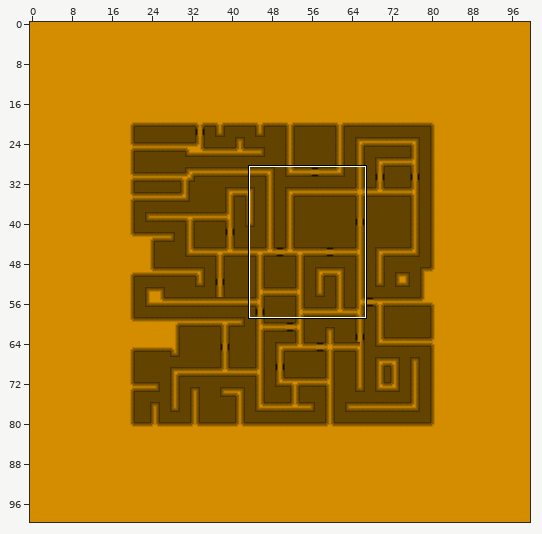
Tiled map: resources/pyramid.tmx. The picture above shows the old version from afar; the outline marks the close-up.
Close-up. As it was:
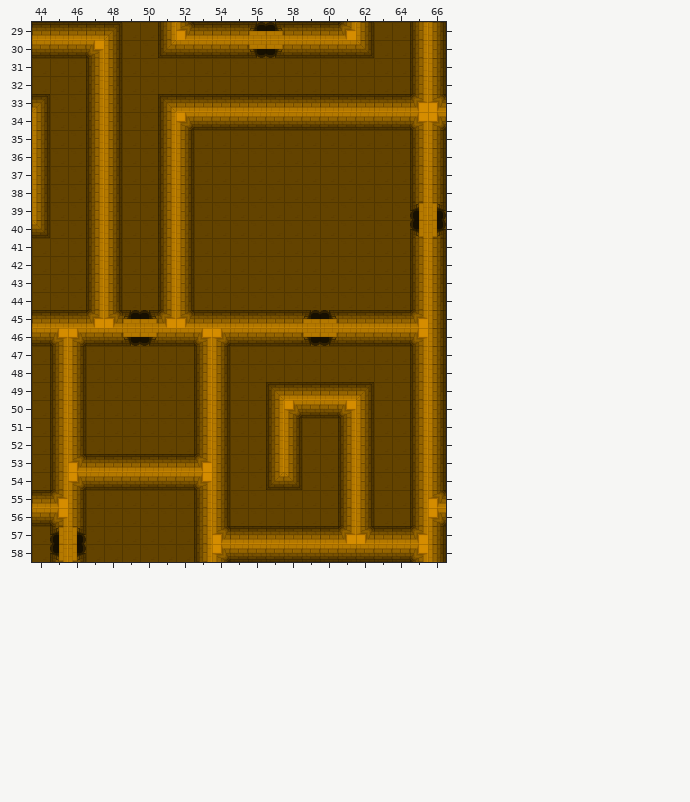
Cells are 32x32 px. Shown: x 44..66, y 29..58.
Now the later version:
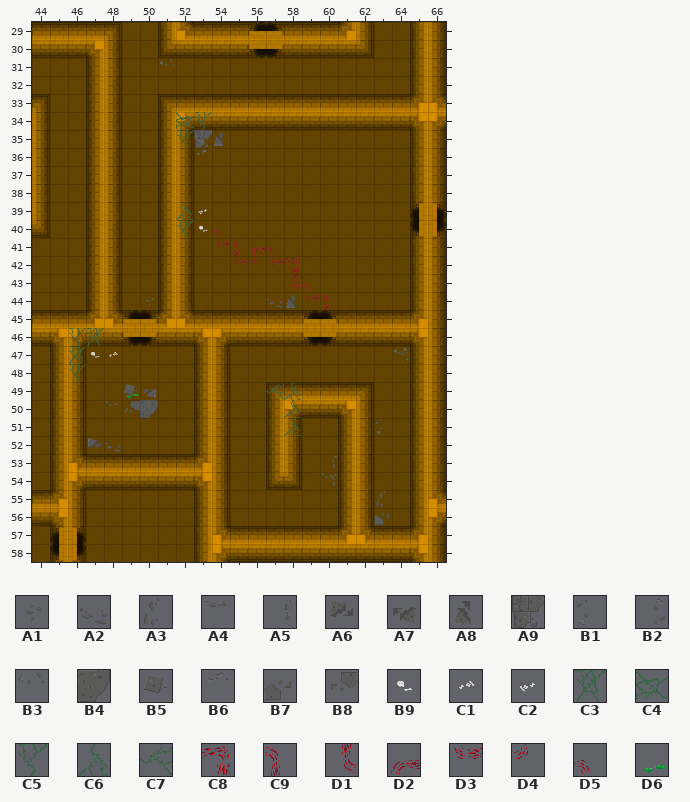
Key: from "deco": A1 68, A2 70, A3 70 turned 90, A4 84, A5 84 turned 90, A6 85, A7 85 turned 180, A8 85 turned 270, A9 86 turned 90, B1 100, B2 100 turned 180, B3 100 turned 90, B4 101, B5 102, B6 116 turned 180, B7 118, B8 118 turned 180, B9 240, C1 241, C2 241 turned 180, C3 272, C4 272 turned 270, C5 273, C6 273 turned 180, C7 273 turned 90; from "items": C8 5 turned 90, C9 6, D1 6 turned 180, D2 6 turned 270, D3 10, D4 11, D5 11 turned 270, D6 23.
__ is an empty cell.
Tiles of an added or newly shown layer are drawn over the layers below it.
What changed:
Changed rows in their new state; .. is an unchanged cell.
Layer "Deco" (added):
first column x 52:
34 C4 C5 ..
35 C5 A9 A8
36 .. B6 ..
39 C6 C2 ..
40 C5 B9 ..
first column x 46:
44 .. .. .. .. .. .. .. .. .. .. .. A2 A8 .. .. .. .. .. ..
46 .. C3 .. .. .. .. .. .. .. .. .. .. .. .. .. .. .. .. ..
47 C3 B9 C1 .. .. .. .. .. .. .. .. .. .. .. .. .. .. .. B3
48 C5 .. .. .. .. .. .. .. .. .. .. .. .. .. .. .. .. .. ..
49 .. .. .. B5 A7 .. .. .. .. .. .. C7 C6 .. .. .. .. .. ..
50 .. .. A4 B8 B4 .. .. .. .. .. .. .. C6 .. .. .. .. .. ..
51 .. .. .. .. .. .. .. .. .. .. .. .. C6 .. .. .. .. .. ..
52 .. A6 A2 .. .. .. .. .. .. .. .. .. .. .. .. .. .. .. ..
54 .. .. .. .. .. .. .. .. .. .. .. .. .. .. A4 .. .. .. ..
55 .. .. .. .. .. .. .. .. .. .. .. .. .. .. .. .. .. A3 ..
56 .. .. .. .. .. .. .. .. .. .. .. .. .. .. .. .. .. B7 ..
Layer "Deco2" (added):
first column x 51:
31 B3
first column x 46:
40 .. .. .. .. .. .. .. .. D5 .. .. .. .. .. .. .. .. .. ..
41 .. .. .. .. .. .. .. .. D3 C9 D2 D5 .. .. .. .. .. .. ..
42 .. .. .. .. .. .. .. .. .. D3 D4 D3 C8 .. .. .. .. .. ..
43 .. .. .. .. .. .. .. .. .. .. .. .. D1 D5 .. .. .. .. ..
44 .. .. .. .. A1 .. .. .. .. .. .. .. .. D3 C9 .. .. .. ..
46 C5 .. .. .. .. .. .. .. .. .. .. .. .. .. .. .. .. .. ..
47 .. .. .. .. .. .. .. .. .. .. .. .. .. .. .. .. .. .. B2
49 .. .. .. D6 .. .. .. .. .. .. .. .. .. .. .. .. .. .. ..
51 .. .. .. .. .. .. .. .. .. .. .. .. .. .. .. .. .. B1 ..
53 .. .. .. .. .. .. .. .. .. .. .. .. .. .. A5 .. .. .. ..
54 .. .. .. .. .. .. .. .. .. .. .. .. .. .. A5 .. .. .. ..
